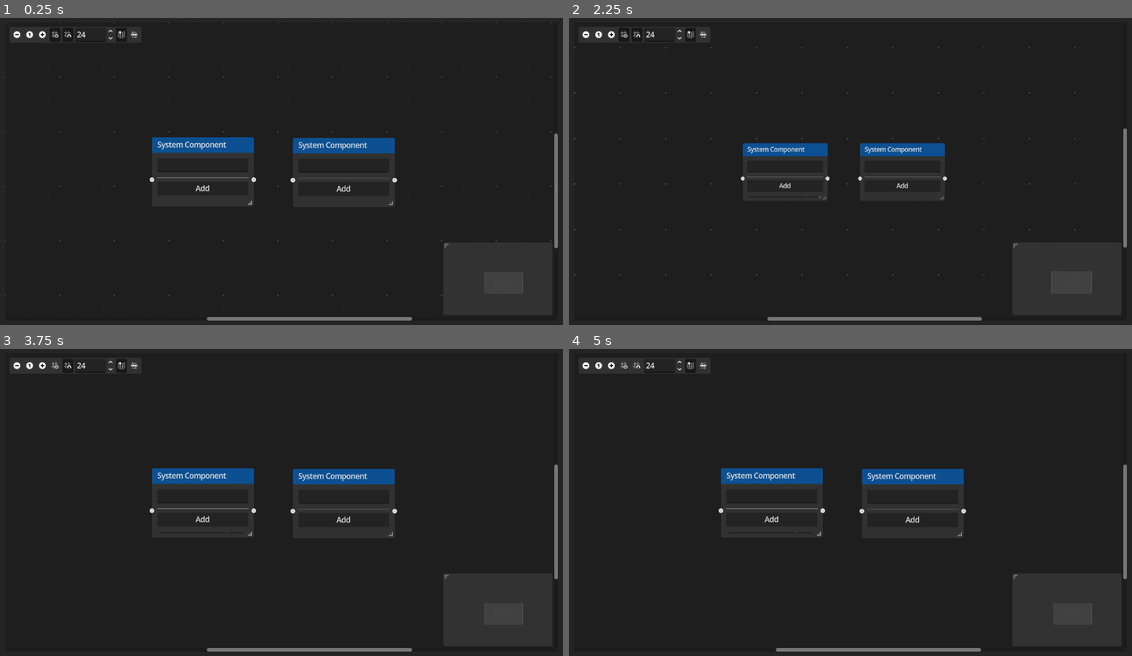
Above: before the commit, frames 1-4 (two rows, left to right).
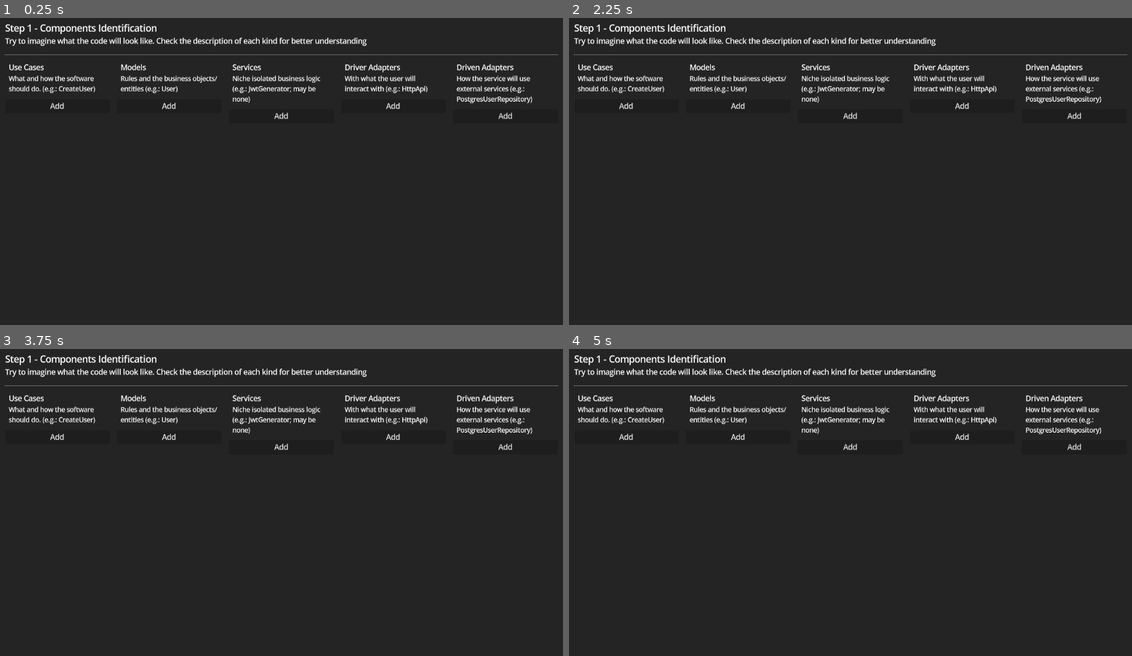
Above: after the commit, the same moments.

Repository: neoRandom/architecture-scaffolding
Game: Godot game, scene res://main.tscn
The game is run twice, just before and just after one commit, with the same random seed, the same clock (stepped at 60 frames per second) and the same inputs.
Inputs (mouse positions are in pixels of both pictures, inside the frame that each line leads up to):
- Up to frame 1 (0.25 s): no input
- Up to frame 2 (2.25 s): click "Add" at 0.5 s; click "R" at 1.25 s; click (585, 33) at 2.02 s
- Up to frame 3 (3.75 s): click (45, 364) at 2.77 s; click (56, 364) at 3.52 s
- Up to frame 4 (5 s): click (636, 364) at 4.27 s

The runs differ from the first frame. In frame 1, 7.2% of the frame differs, in the area x 0-100%, y 1-99%; in frame 2, 6.7%; in frame 3, 7.1%; in frame 4, 7.1%.

Commit message:
feat: add save system base

Diff:
--- /dev/null
+++ b/autoloads/data_store.gd
@@ -0,0 +1,107 @@
+extends Node
+
+const DATA_FILE_PATH := "user://data.save"
+const SAVE_TIMER_COOLDOWN := 60
+
+# ===
+
+enum ComponentType {
+	USE_CASE,
+	MODEL,
+	SERVICE,
+	DRIVER_ADAPTER,
+	DRIVEN_ADAPTER,
+
+	DRIVER_PORT,
+	DRIVEN_PORT,
+	DATA_TRANSFER_OBJECT,
+
+	CONNECTION
+}
+
+# ===
+
+class Component:
+	var id: int = 0
+	var type: ComponentType
+	var title: String
+
+	func to_dict() -> Dictionary:
+		return {
+			"id": id,
+			"type": type,
+			"title": title
+		}
+
+class Connection:
+	var id: int = 0
+	var from_id: int
+	var to_id: int
+
+	func to_dict() -> Dictionary:
+		return {
+			"id": id,
+			"from_id": from_id,
+			"to_id": to_id
+		}
+
+class Data:
+	var current_id: int = 0
+	var components: Array[Component] = []
+	var connections: Array[Connection] = []
+
+@abstract
+class DataFileKeys:
+	const CURRENT_ID: String = "current_id"
+	const COMPONENTS: String = "components"
+	const CONNECTIONS: String = "connections"
+
+# ===
+
+var data: Data
+var is_saving: bool = false
+
+func _ready() -> void:
+	bootstrap()
+
+func bootstrap() -> void:
+	data = Data.new()
+
+	if not FileAccess.file_exists(DATA_FILE_PATH):
+		return
+
+	var data_file := FileAccess.open(DATA_FILE_PATH, FileAccess.READ)
+	var saved_data: Dictionary = JSON.parse_string(data_file.get_line())
+
+	data.current_id = saved_data.get(DataFileKeys.CURRENT_ID, 0)
+	data.components = saved_data.get(DataFileKeys.COMPONENTS, [])
+	data.connections = saved_data.get(DataFileKeys.CONNECTIONS, [])
+
+func set_timer() -> void:
+	var timer := Timer.new()
+	timer.one_shot = false
+	timer.start(SAVE_TIMER_COOLDOWN)
+
+	timer.timeout.connect(save_data)
+
+func save_data() -> void:
+	if is_saving == true:
+		return
+	is_saving = true
+
+	var data_file := FileAccess.open(DATA_FILE_PATH, FileAccess.WRITE)
+	var temp_save_data := {
+		DataFileKeys.CURRENT_ID: 0,
+		DataFileKeys.COMPONENTS: [],
+		DataFileKeys.CONNECTIONS: []
+	}
+
+	for component in data.components:
+		temp_save_data[DataFileKeys.COMPONENTS].append(component.to_dict())
+
+	for connection in data.connections:
+		temp_save_data[DataFileKeys.CONNECTIONS].append(connection.to_dict())
+
+	data_file.store_line(JSON.stringify(temp_save_data))
+
+	is_saving = false
--- a/components/list_add.gd
+++ b/components/list_add.gd
@@ -5,11 +5,10 @@
 
 const LIST_ITEM = preload("uid://dby4oqte32byo")
 
+
 func _on_button_pressed() -> void:
-	var item: ListItem = LIST_ITEM.instantiate()
+	add_new_item()
 
-	item_container.add_child(item)
-	item.remove_requested.connect(func(): item.queue_free())
 
 func get_all() -> Array[String]:
 	var all_items: Array[String] = []
@@ -18,3 +17,11 @@
 		all_items.append(item.line_edit.text)
 
 	return all_items
+
+func add_new_item(text: String = "") -> void:
+	var item: ListItem = LIST_ITEM.instantiate()
+
+	item_container.add_child(item)
+	item.remove_requested.connect(func(): item.queue_free())
+
+	item.line_edit.text = text
--- /dev/null
+++ b/components/step_1.gd
@@ -0,0 +1,8 @@
+class_name Step1
+extends Control
+
+@onready var use_cases: TitleSubtitleListAdd = %UseCases
+@onready var models: TitleSubtitleListAdd = %Models
+@onready var services: TitleSubtitleListAdd = %Services
+@onready var driver_adapters: TitleSubtitleListAdd = %DriverAdapters
+@onready var driven_adapters: TitleSubtitleListAdd = %DrivenAdapters
--- a/components/step_1.tscn
+++ b/components/step_1.tscn
@@ -1,6 +1,7 @@
 [gd_scene format=3 uid="uid://7ppg8f7wbpd"]
 
 [ext_resource type="PackedScene" uid="uid://cxwfm4pfap2uf" path="res://components/title_subtitle_list_add.tscn" id="1_31jbx"]
+[ext_resource type="Script" uid="uid://dg82o5gdmn2v3" path="res://components/step_1.gd" id="1_nphiv"]
 [ext_resource type="Script" uid="uid://bb0biyvrql1n2" path="res://resources/title_subtitle_resource.gd" id="2_nphiv"]
 
 [sub_resource type="Resource" id="Resource_yeft1"]
@@ -42,6 +43,7 @@
 grow_vertical = 2
 size_flags_horizontal = 3
 size_flags_vertical = 3
+script = ExtResource("1_nphiv")
 
 [node name="VBoxContainer" type="VBoxContainer" parent="." unique_id=1055445014]
 layout_mode = 1
@@ -78,26 +80,31 @@
 theme_override_constants/separation = 16
 
 [node name="UseCases" parent="VBoxContainer/ScrollContainer/HBoxContainer" unique_id=1392042095 instance=ExtResource("1_31jbx")]
+unique_name_in_owner = true
 layout_mode = 2
 size_flags_horizontal = 3
 resource = SubResource("Resource_yeft1")
 
 [node name="Models" parent="VBoxContainer/ScrollContainer/HBoxContainer" unique_id=1348963724 instance=ExtResource("1_31jbx")]
+unique_name_in_owner = true
 layout_mode = 2
 size_flags_horizontal = 3
 resource = SubResource("Resource_pyott")
 
 [node name="Services" parent="VBoxContainer/ScrollContainer/HBoxContainer" unique_id=1163289455 instance=ExtResource("1_31jbx")]
+unique_name_in_owner = true
 layout_mode = 2
 size_flags_horizontal = 3
 resource = SubResource("Resource_jvy4d")
 
 [node name="DriverAdapters" parent="VBoxContainer/ScrollContainer/HBoxContainer" unique_id=1369116984 instance=ExtResource("1_31jbx")]
+unique_name_in_owner = true
 layout_mode = 2
 size_flags_horizontal = 3
 resource = SubResource("Resource_e3mf1")
 
 [node name="DrivenAdapters" parent="VBoxContainer/ScrollContainer/HBoxContainer" unique_id=305981638 instance=ExtResource("1_31jbx")]
+unique_name_in_owner = true
 layout_mode = 2
 size_flags_horizontal = 3
 resource = SubResource("Resource_ynkhd")
--- a/components/step_2.gd
+++ b/components/step_2.gd
@@ -1,3 +1,4 @@
+class_name Step2
 extends Control
 
 @onready var graph_edit: GraphEdit = %GraphEdit
--- a/components/title_subtitle_list_add.gd
+++ b/components/title_subtitle_list_add.gd
@@ -1,4 +1,5 @@
 @tool
+class_name TitleSubtitleListAdd
 extends Control
 
 @export var resource: TitleSubtitleResource:
--- /dev/null
+++ b/main.gd
@@ -0,0 +1,8 @@
+extends Control
+
+@onready var step_1: Step1 = %Step1
+@onready var step_2: Step2 = %Step2
+
+func _ready() -> void:
+	step_1.visible = true
+	step_2.visible = false
--- a/main.tscn
+++ b/main.tscn
@@ -1,5 +1,6 @@
 [gd_scene format=3 uid="uid://c3hqfyupisitr"]
 
+[ext_resource type="Script" uid="uid://b7bavy28dp7mg" path="res://main.gd" id="1_7mycd"]
 [ext_resource type="PackedScene" uid="uid://d0nien4s7hipy" path="res://scaffold.tscn" id="2_0xm2m"]
 [ext_resource type="PackedScene" uid="uid://7ppg8f7wbpd" path="res://components/step_1.tscn" id="2_h2yge"]
 [ext_resource type="PackedScene" uid="uid://3tkhvpg6t7ok" path="res://managers/global_input_manager.tscn" id="3_1bvp3"]
@@ -13,15 +14,18 @@
 anchor_bottom = 1.0
 grow_horizontal = 2
 grow_vertical = 2
+script = ExtResource("1_7mycd")
 
 [node name="Scaffold" parent="." unique_id=949884121 instance=ExtResource("2_0xm2m")]
 layout_mode = 1
 
 [node name="Step1" parent="Scaffold/MarginContainer/PanelContainer/MarginContainer" parent_id_path=PackedInt32Array(949884121, 487964463) index="0" unique_id=1606613665 instance=ExtResource("2_h2yge")]
-visible = false
+unique_name_in_owner = true
 layout_mode = 2
 
 [node name="Step2" parent="Scaffold/MarginContainer/PanelContainer/MarginContainer" parent_id_path=PackedInt32Array(949884121, 487964463) index="1" unique_id=1940958282 instance=ExtResource("3_lquwl")]
+unique_name_in_owner = true
+visible = false
 layout_mode = 2
 
 [node name="Managers" type="Node" parent="." unique_id=2052211142]
--- a/project.godot
+++ b/project.godot
@@ -19,6 +19,7 @@
 [autoload]
 
 Command="*uid://807e1eeid10n"
+DataStore="*uid://bxwavsxlqh387"
 
 [display]
 
Not shown, added: autoloads/data_store.gd.uid
Not shown, added: components/step_1.gd.uid
Not shown, added: main.gd.uid
